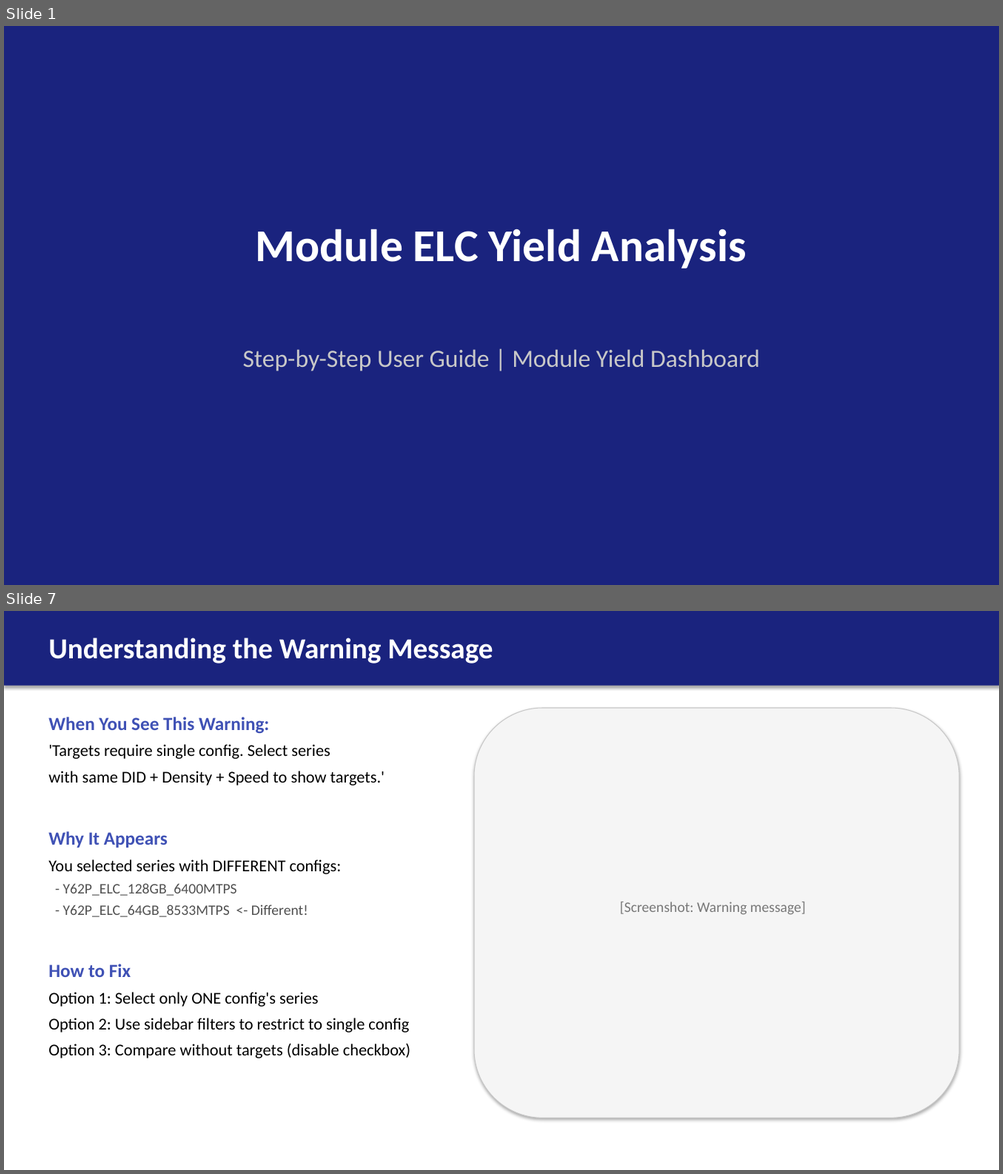
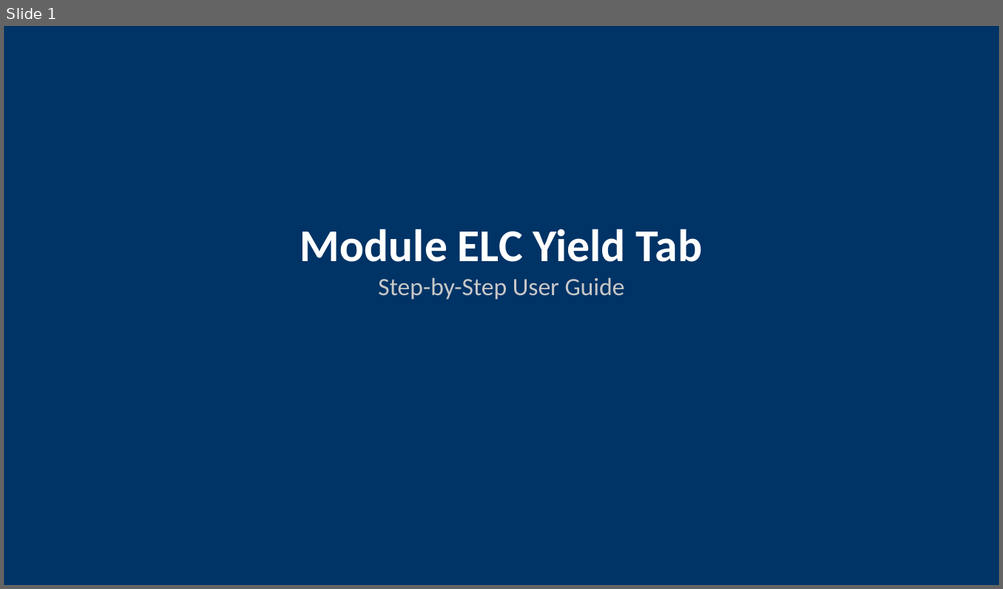
Before and after one commit to ASEGARAN/MODULE_YIELD_DASHBOARD, a slide deck: Module_ELC_Yield_User_Guide.pptx. Shown one above the other, each under a label of ours: slides 1 and 7 before the commit, slide 1 after it; the slides between them are not shown. The pictures are 1003x1174 and 1003x589 pixels, drawn with LibreOffice and Linux fonts; fonts in the diff are those of the drawing. Boxes give left, top, right and bottom in pixels: in the first picture for what was removed or moved away, otherwise in the second. Text is boxed around its words. In the diff, an @@ line names an element or a change of style, - is before the commit and + after.

Commit message:
Enhance Module ELC Yield user guide with ASCII mockups
- 12 slides with embedded visual mockups
- Step-by-step workflow from sidebar to targets
- Warning message explanation
- Available config reference
- Quick reference card
- No external screenshot dependencies

```diff
--- a/Module_ELC_Yield_User_Guide.pptx
+++ b/Module_ELC_Yield_User_Guide.pptx
@@ slide 7 removed at (4,611,999,1170), background #FFFFFF @@
@@ rectangle removed at (4,611,999,686) @@
@@ text removed at (48,638,492,664) @@
-Understanding the Warning Message
@@ text removed at (48,717,410,1059) @@
-When You See This Warning:
-'Targets require single config. Select series
-with same DID + Density + Speed to show targets.'
-Why It Appears
-You selected series with DIFFERENT configs:
-- Y62P_ELC_128GB_6400MTPS
-- Y62P_ELC_64GB_8533MTPS <- Different!
-How to Fix
-Option 1: Select only ONE config's series
-Option 2: Use sidebar filters to restrict to single config
-Option 3: Compare without targets (disable checkbox)
@@ rounded rectangle removed at (474,708,959,1119) @@
@@ text removed at (620,902,805,915) @@
-[Screenshot: Warning message]
@@ slide 1 changed as well @@
@@ rectangle at (4,26,999,585): fill #1A237E to #003366 @@
@@ text at (300,229,702,300): text changed; size 44 to 24 pt; text colour #FFFFFF to #C8C8C8; bold off @@
-Module ELC Yield Analysis
+Module ELC Yield Tab
+Step-by-Step User Guide
@@ text removed at (243,349,760,372) @@
-Step-by-Step User Guide | Module Yield Dashboard
```
Also in this commit, not shown: 11 slides added, 8 other slides removed.
